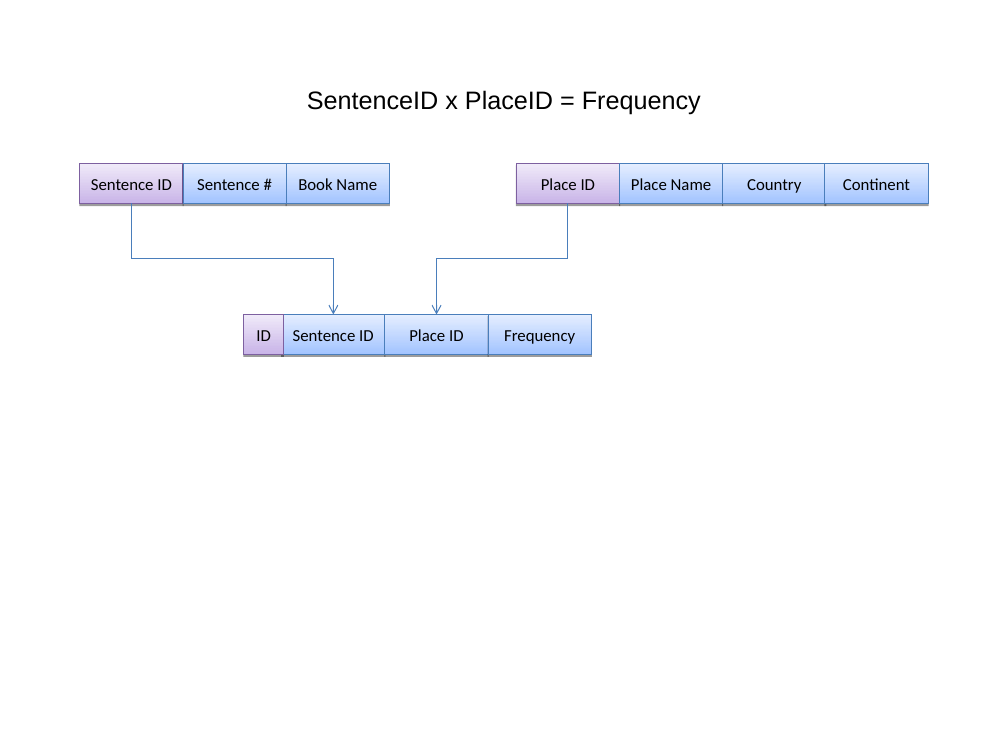
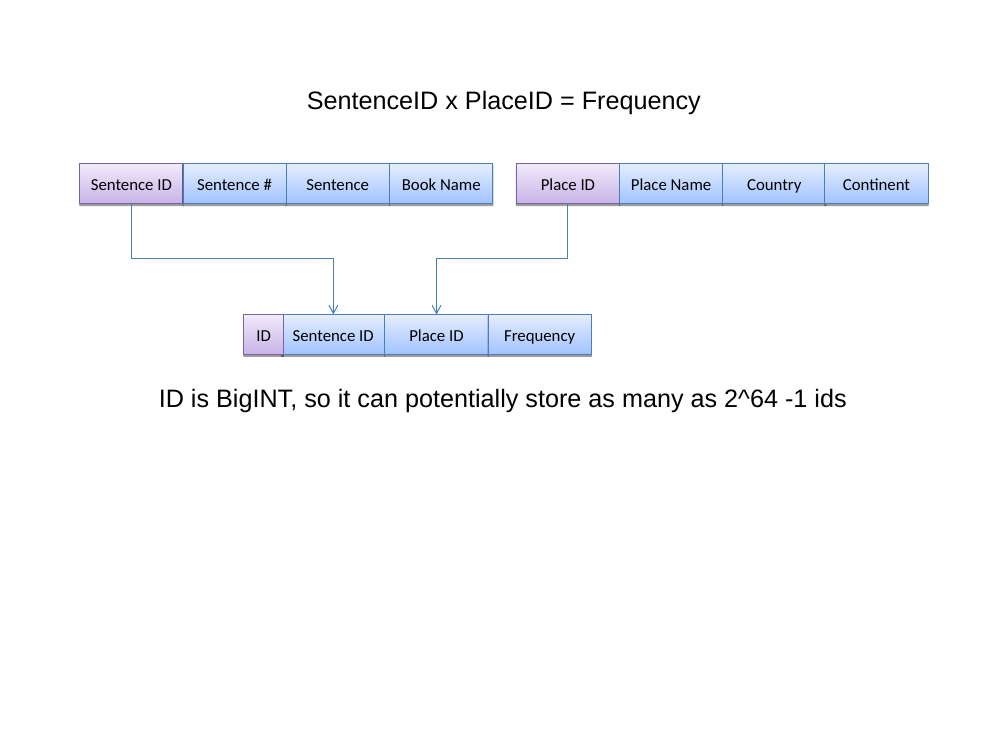
Before and after one commit to edvelezg/unb-dw, a slide deck: slide 9 of project/Presentation/Datawarehousing.ppt (slide 7 before the commit). Drawn at 1008x756 pixels with LibreOffice and Linux fonts; fonts in the diff are those of the drawing. Boxes give left, top, right and bottom in pixels: in the first picture for what was removed or moved away, otherwise in the second. Text is boxed around its words. In the diff, an @@ line names an element or a change of style, - is before the commit and + after.

```diff
--- a/project/Presentation/Datawarehousing.ppt
+++ b/project/Presentation/Datawarehousing.ppt
@@ rectangle added at <box>286,163,389,203</box>, fill gradient #A3C4FF to #E5EEFF, outline #4A7EBB 0.74 pt, 12 pt, text #000000 @@
+Sentence
@@ rectangle "Book Name": place and size @@
-rectangle "Book Name" at <box>286,163,389,203</box>
+rectangle "Book Name" at <box>390,163,493,203</box>
@@ text added at <box>159,388,846,413</box>, 18 pt, text #000000 @@
+ID is BigINT, so it can potentially store as many as 2^64 -1 ids
```
Also in this commit, not shown: 5 other slides changed, 3 slides added, 1 slide removed.
